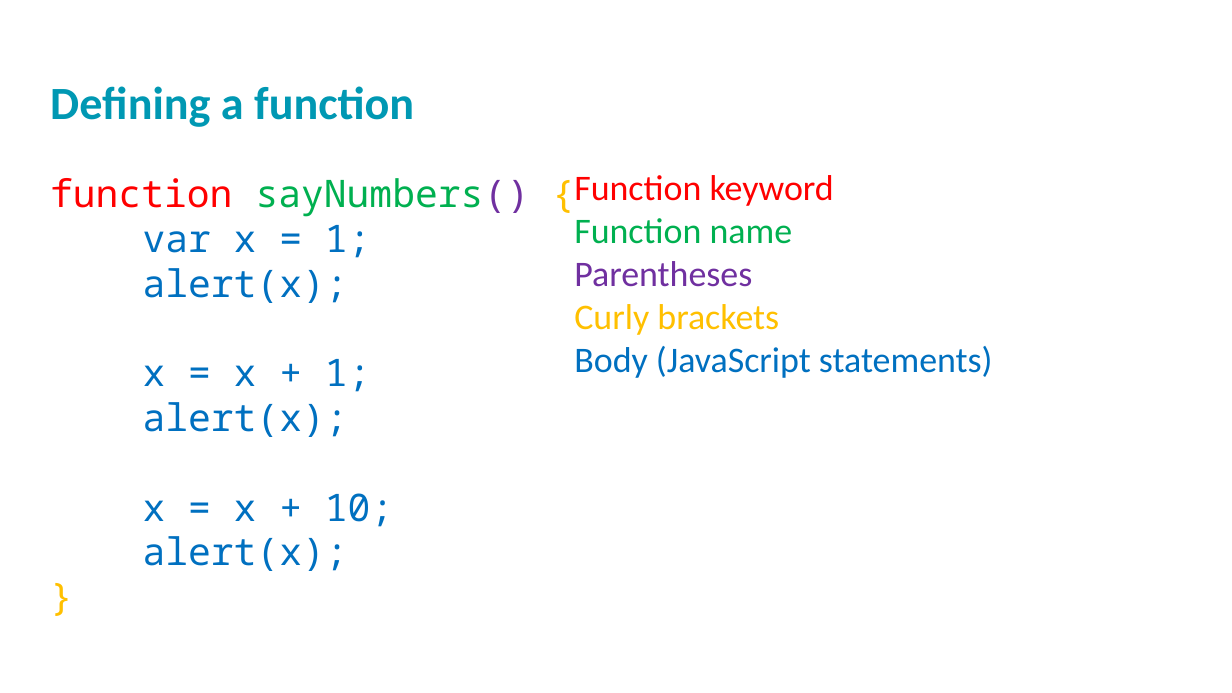
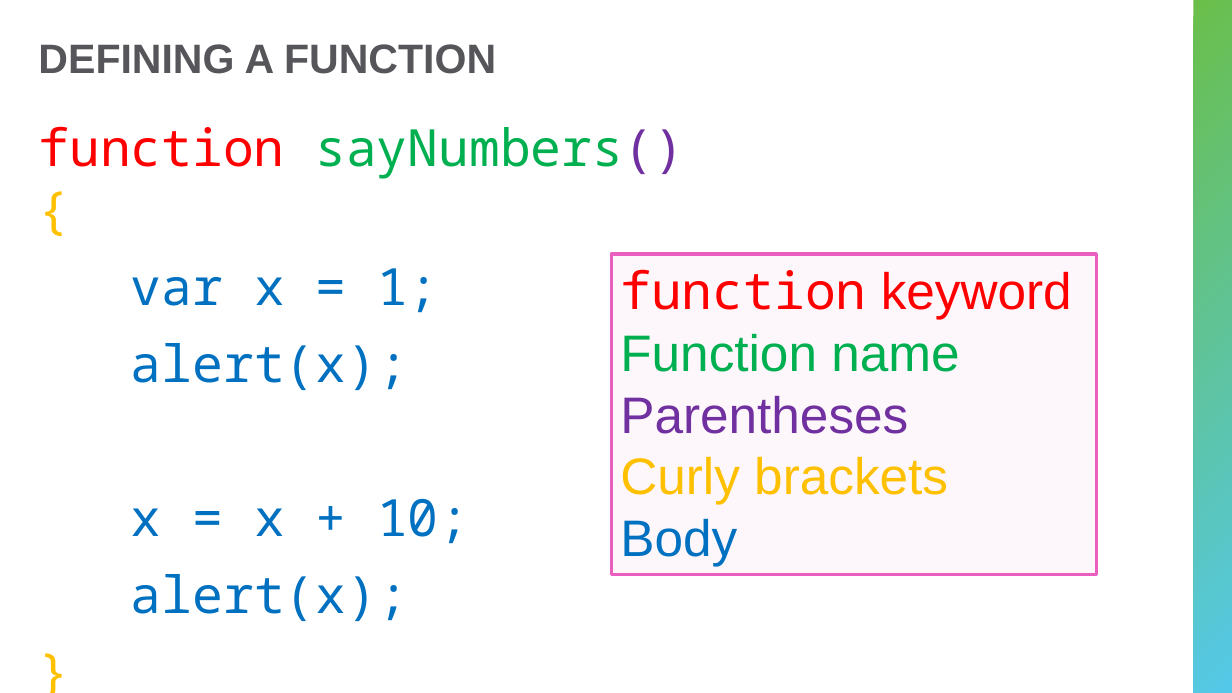
Before and after one commit to hytechclub/web-102, a slide deck: slide 3 of Week08/FunctionParameters.pptx (slide 5 before the commit). Drawn at 1232x693 pixels with LibreOffice and Linux fonts; fonts in the diff are those of the drawing; background and template pictures are left out. Boxes give left, top, right and bottom in pixels: in the first picture for what was removed or moved away, otherwise in the second. Text is boxed around its words. In the diff, an @@ line names an element or a change of style, - is before the commit and + after.

```diff
--- a/Week08/FunctionParameters.pptx
+++ b/Week08/FunctionParameters.pptx
@@ title "DEFINING A FUNCTION" at (x1=38, y1=44, x2=496, y2=74): vertical alignment top to middle @@
@@ rectangle added at (x1=1194, y1=0, x2=1232, y2=693), fill gradient #6ABF4B to #54C8E8 @@
@@ title at (x1=38, y1=44, x2=496, y2=74): text changed; size 36 to 32 pt; font Calibri to Arial; text colour #0098B2 to #56565A @@
-Defining a function
+DEFINING A FUNCTION
@@ text "function sayNumbers() {" moved from (x1=50, y1=178, x2=530, y2=571) to (x1=38, y1=126, x2=684, y2=621) @@
@@ text "function sayNumbers() {" at (x1=38, y1=126, x2=684, y2=621): size 29.6 to 40 pt; line spacing 0.7 to 1; more space between paragraphs @@
@@ text at (x1=143, y1=268, x2=371, y2=392): paragraphs removed @@
-alert(x);
-x = x + 1;
@@ rectangle "function keyword" resized from (x1=574, y1=175, x2=993, y2=378) to (x1=612, y1=254, x2=1097, y2=575) @@
@@ rectangle "function keyword" at (x1=612, y1=254, x2=1097, y2=575): fill none to #E95EBE at 5% opacity; outline none to #E95EBE 2.5 pt @@
@@ text in rectangle at (x1=620, y1=269, x2=1072, y2=319): text changed; size 28 to 40 pt; font Calibri to Noto Sans Mono @@
-Function keyword
+function keyword
@@ text in rectangle at (x1=620, y1=333, x2=959, y2=504): size 28 to 40 pt, font Calibri to Arial in "Function name", "Parentheses", "Curly brackets" @@
@@ text in rectangle at (x1=620, y1=518, x2=737, y2=566): text changed; size 28 to 40 pt; font Calibri to Arial @@
-Body (JavaScript statements)
+Body
```
Also in this commit, not shown: 7 other slides changed, 1 slide added, 4 slides removed, 2 other files.
